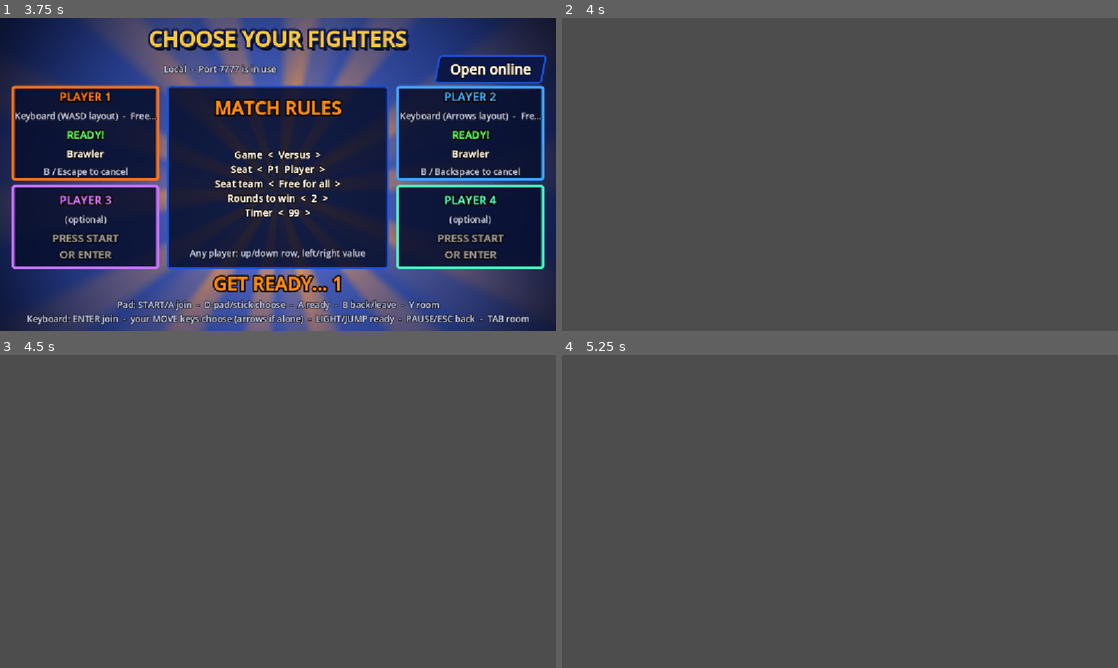
Above: before the commit, frames 1-4 (two rows, left to right).
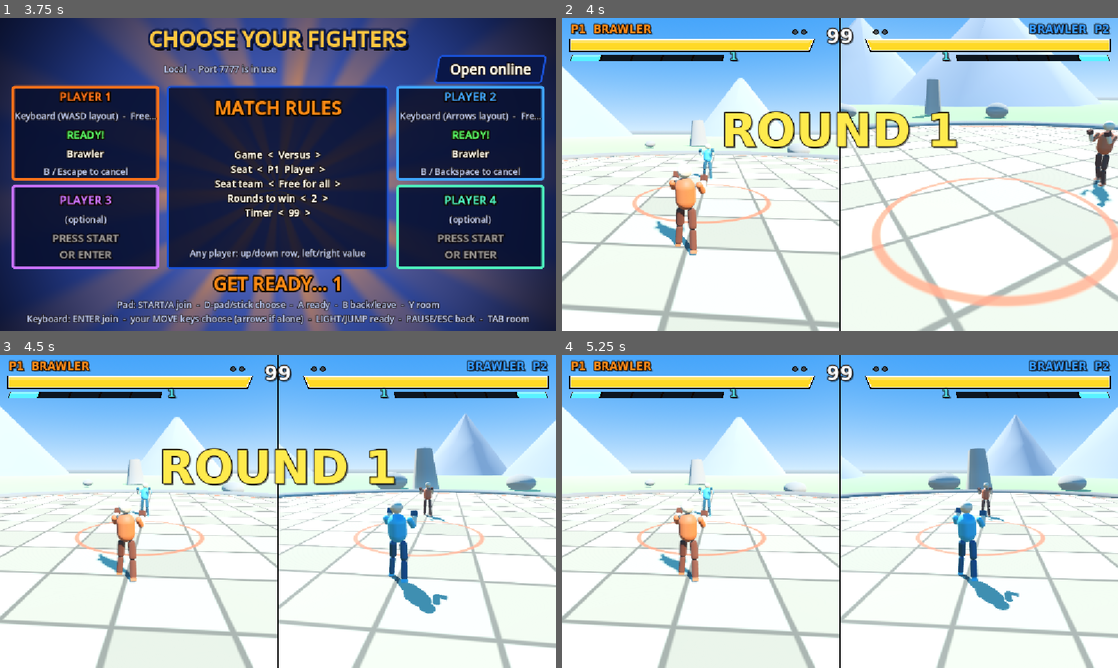
Above: after the commit, the same moments.

Repository: joallace/god-hand-tenkaichi
Game: Godot game, scene res://scenes/menus/main_menu.tscn
Two runs of this game, one before a commit and one after it. Both use one fixed random seed, a clock stepped at 60 frames per second and the inputs below.
Inputs (mouse positions are in pixels of both pictures, inside the frame that each line leads up to):
- Up to frame 1 (3.75 s): click "Play" at 0.5 s; tap Enter (ui_accept) at 1.25, 1.52, 2.75, 3.02, 3.5 s; move the mouse to (400, 158) at 1.27 s; hold Right (ui_right) 1.28-2 s; tap J at 1.35 s; click (400, 158) at 1.42 s; click "Open online" at 2 s; move the mouse to (166, 190) at 2.77 s; hold Down (ui_down) 2.78-3.53 s; tap T at 2.85 s; move the mouse to (333, 105) at 3.52 s; hold Right (ui_right) from 3.53 s (still down); tap G at 3.6 s
- Up to frame 2 (4 s): keep holding Right (ui_right)
- Up to frame 3 (4.5 s): move the mouse to (250, 574) at 4.27 s; release Right (ui_right) at 4.28 s; hold Up (ui_up) from 4.28 s (still down); tap F at 4.35 s; click (250, 574) at 4.42 s
- Up to frame 4 (5.25 s): tap Enter (ui_accept) at 4.52 s; move the mouse to (1006, 558) at 5.02 s; release Up (ui_up) at 5.03 s; hold Left (ui_left) from 5.03 s (still down); tap H at 5.1 s

Frame 1 is identical in both runs. In frame 2, 100% of the frame differs, in the area x 0-100%, y 0-100%; in frame 3, 100%; in frame 4, 100%.
Error before the commit: Parse Error: Invalid operands for bit shifting. Only positive operands are supported. in operator <<. (res://core/input/local_device_input.gd:15)

Commit message:
Fix LocalDeviceInput.NO_TAP parse error (negative shift operand)
Co-Authored-By: Claude Opus 5.5 <noreply@anthropic.com>

Diff:
--- a/core/input/local_device_input.gd
+++ b/core/input/local_device_input.gd
@@ -12,7 +12,7 @@
 var kind: int  # Bindings.Kind
 var device_id: int
 
-const NO_TAP := -1 << 30
+const NO_TAP := -(1 << 30)
 
 var _dodge_armed := true
 var _prev_dodge_keys := 0
